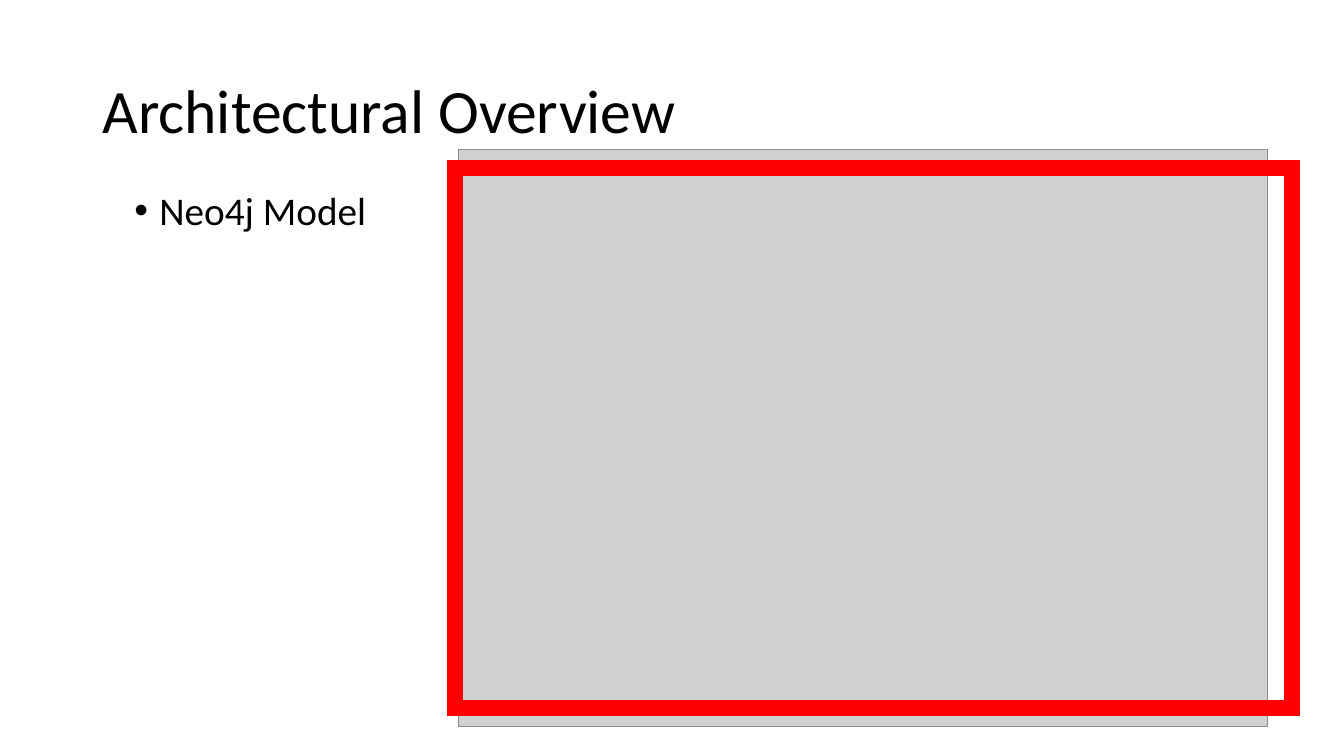
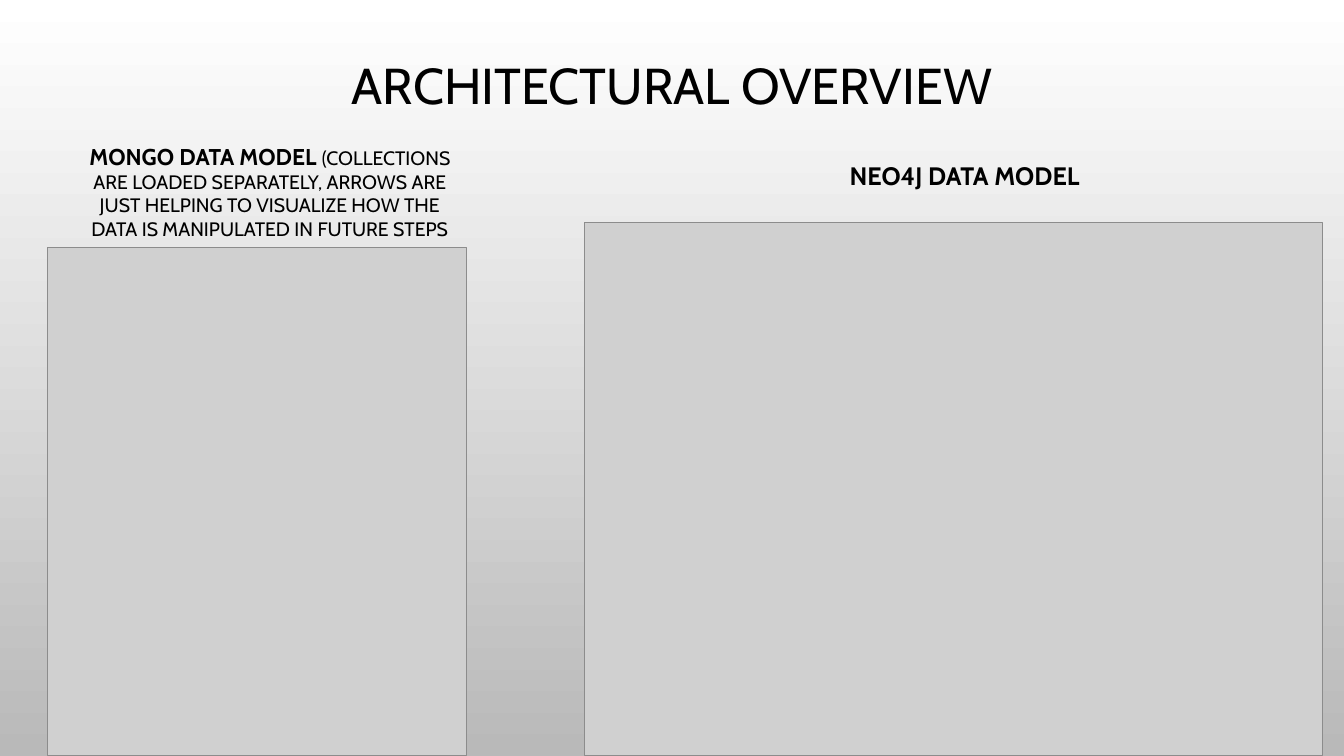
Before and after one commit to abpwrs/ece-5995-fa20-final-project, a slide deck: slide 3 of Final_presentation.pptx. Drawn at 1344x756 pixels with LibreOffice and Linux fonts; fonts in the diff are those of the drawing; grey boxes stand for pictures; background and template pictures are left out. Boxes give left, top, right and bottom in pixels: in the first picture for what was removed or moved away, otherwise in the second. Text is boxed around its words. In the diff, an @@ line names an element or a change of style, - is before the commit and + after.

Commit message:
Added Mongo DB model diagram, workflow diagram

```diff
--- a/Final_presentation.pptx
+++ b/Final_presentation.pptx
@@ background #FFFFFF to picture (left out) @@
@@ title at [352, 68, 992, 105]: text changed; size 44 to 36 pt; font Calibri to Cabin @@
-Architectural Overview
+ARCHITECTURAL OVERVIEW
@@ text added at [89, 148, 451, 237], 13.9 pt, text #000000 @@
+MONGO DATA MODEL (COLLECTIONS ARE LOADED SEPARATELY, ARROWS ARE JUST HELPING TO VISUALIZE HOW THE DATA IS MANIPULATED IN FUTURE STEPS
@@ frame removed at [448, 160, 1300, 716] @@
@@ text at [850, 167, 1079, 190]: text changed; size 28 to 18 pt; font Calibri to Cabin; bold on @@
-• Neo4j Model
+NEO4J DATA MODEL
@@ picture: place and size @@
-picture at [459, 150, 1268, 727]
+picture at [585, 223, 1323, 755]
@@ picture added at [47, 247, 467, 755] @@
```
Also in this commit, not shown: 10 other slides changed, 1 slide added.
